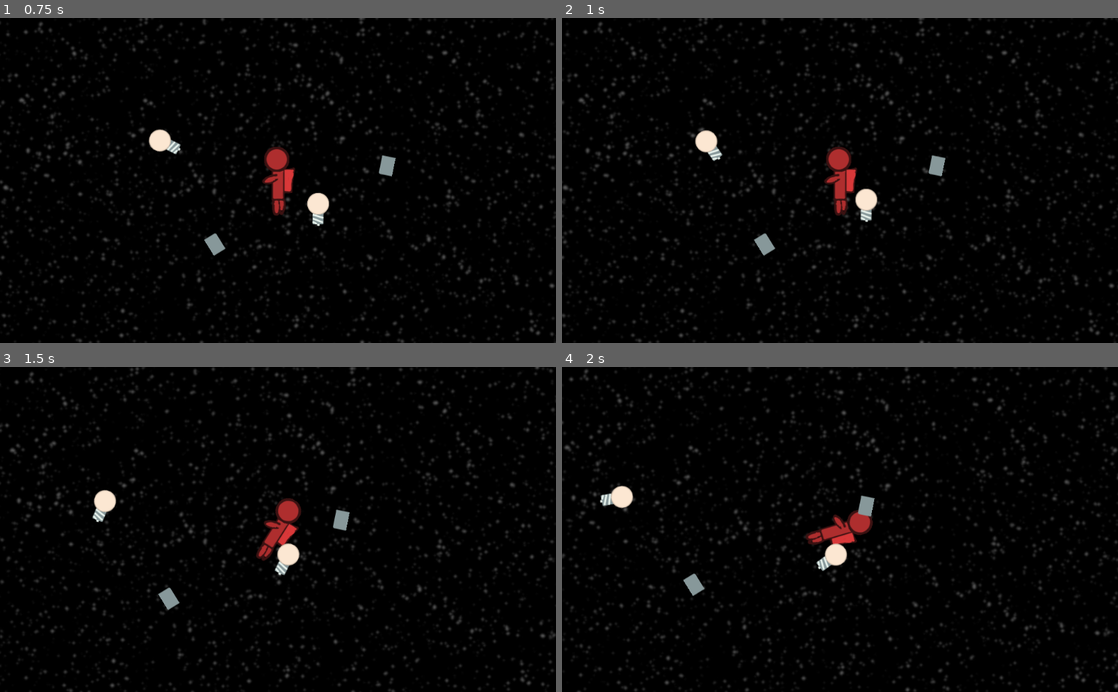
Above: before the commit, frames 1-4 (two rows, left to right).
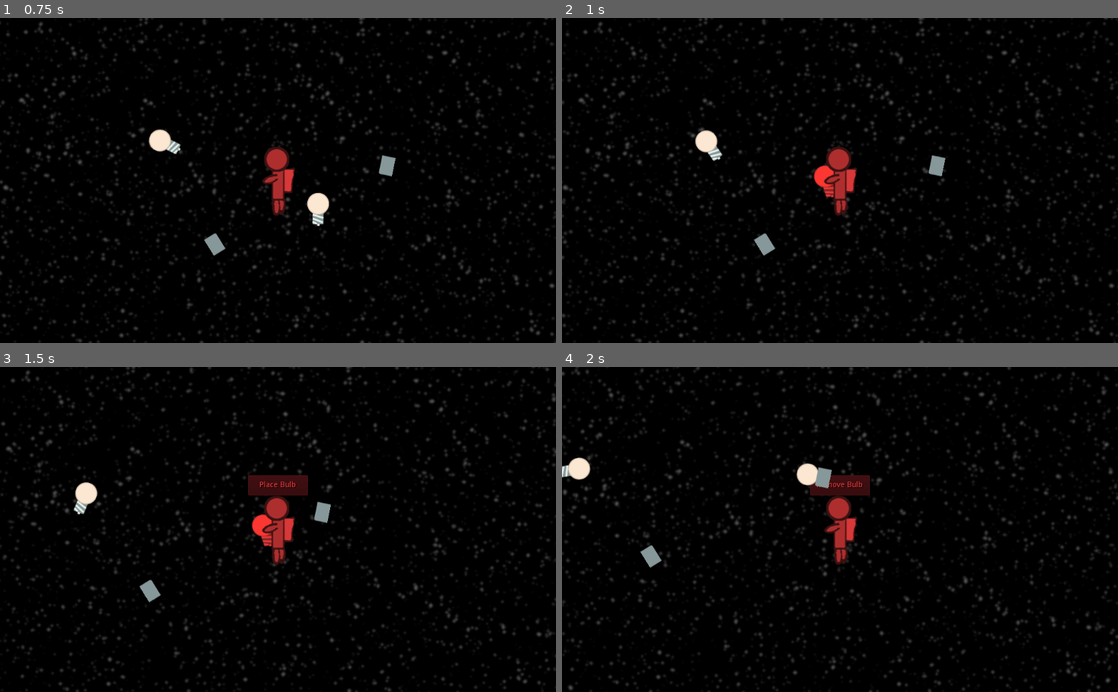
Above: after the commit, the same moments.

Repository: thecyberwraith/cb-gamejam-2021
Game: Godot game, scene res://Levels/Level2/Level2.tscn
Same seed, same stepped clock (60 frames per second), same inputs: the game is played once before the commit and once after it.
Inputs:
- Up to frame 1 (0.75 s): hold Right (ui_right) from 0.53 s (still down)
- Up to frame 2 (1 s): keep holding Right (ui_right); tap Space (ui_select) at 0.77 s
- Up to frame 3 (1.5 s): release Right (ui_right) at 1.28 s; hold Down (ui_down) from 1.28 s (still down)
- Up to frame 4 (2 s): keep holding Down (ui_down); tap Space (ui_select) at 1.52 s

Frame 1 is identical in both runs. In frame 2, 0.5% of the frame differs, in the area x 45-57%, y 45-63%; in frame 3, 8.6%; in frame 4, 8.8%, in the area x 0-100%, y 0-100%.

Commit message:
Abandoned asteroids style: no rotation!

Diff:
--- a/Characters/Astronaut/Astronaut.tscn
+++ b/Characters/Astronaut/Astronaut.tscn
@@ -10,8 +10,10 @@
 height = 81.085
 
 [sub_resource type="RectangleShape2D" id=2]
+extents = Vector2( 32.9845, 61.8997 )
 
 [node name="Astronaut" type="RigidBody2D"]
+mode = 2
 script = ExtResource( 2 )
 
 [node name="CollisionShape2D" type="CollisionShape2D" parent="."]
@@ -27,12 +29,13 @@
 rotation = -0.342471
 
 [node name="InteractionTracker" type="Area2D" parent="."]
-position = Vector2( -45.1791, 2.24493 )
+position = Vector2( -0.280685, 0.561245 )
 collision_layer = 3
 collision_mask = 3
 script = ExtResource( 3 )
 
 [node name="CollisionShape2D" type="CollisionShape2D" parent="InteractionTracker"]
+position = Vector2( 0.280624, 0.561226 )
 shape = SubResource( 2 )
 
 [node name="InteractiveTextContainer" type="PanelContainer" parent="."]
